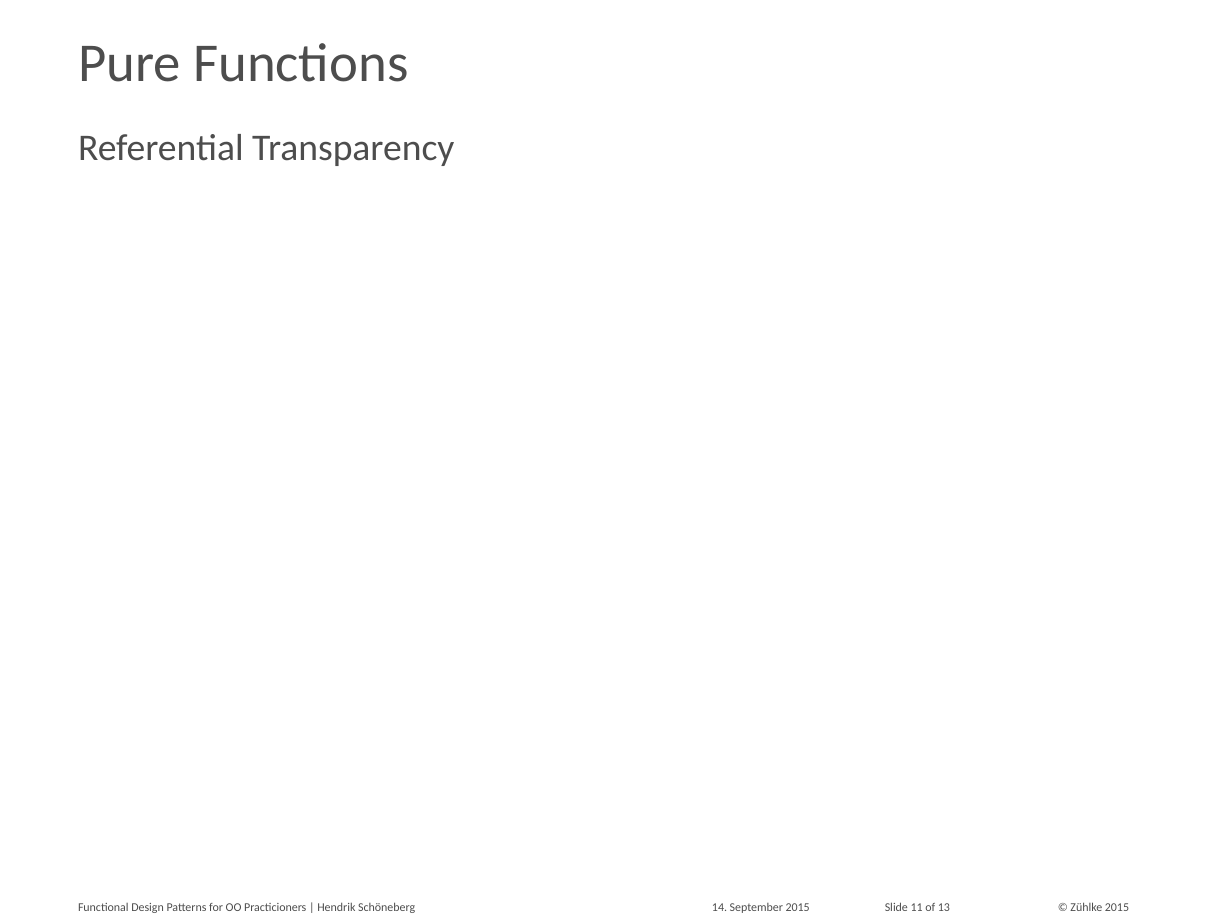
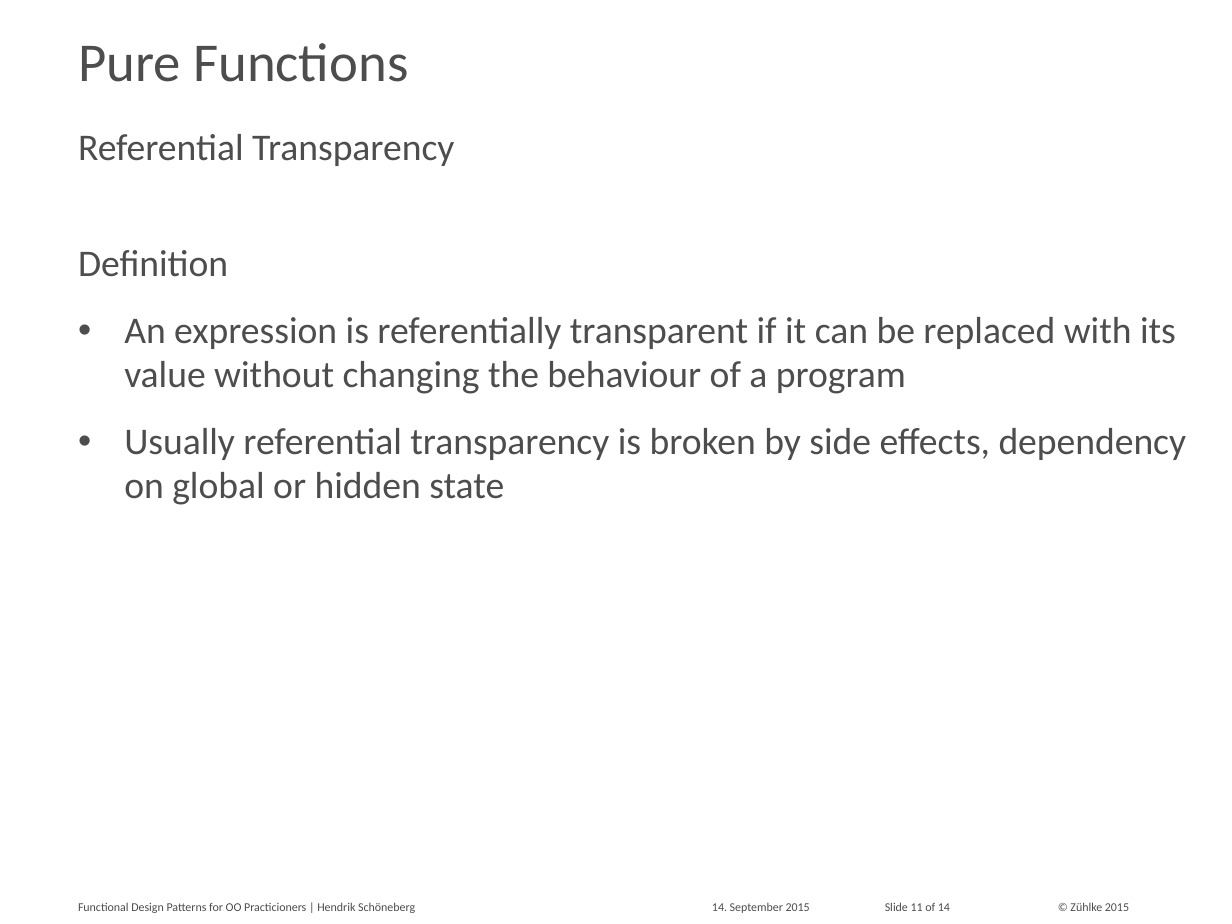
Before and after one commit to aax/zdays-fp-patterns, a slide deck: slide 11 of hesc_slides.pptx. Drawn at 1232x924 pixels with LibreOffice and Linux fonts; fonts in the diff are those of the drawing; background and template pictures are left out. Boxes give left, top, right and bottom in pixels: in the first picture for what was removed or moved away, otherwise in the second. Text is boxed around its words. In the diff, an @@ line names an element or a change of style, - is before the commit and + after.

```diff
--- a/hesc_slides.pptx
+++ b/hesc_slides.pptx
@@ text added at bbox=[78, 250, 1187, 505], 22 pt, text #4D4D4D @@
+Definition
+• An expression is referentially transparent if it can be replaced with its value without changing the behaviour of a program
+• Usually referential transparency is broken by side effects, dependency on global or hidden state
@@ text at bbox=[885, 902, 950, 911]: text changed @@
-Slide 11 of 13
+Slide 11 of 14
```
Also in this commit, not shown: 4 other slides changed, 1 slide added, 4 other files.
